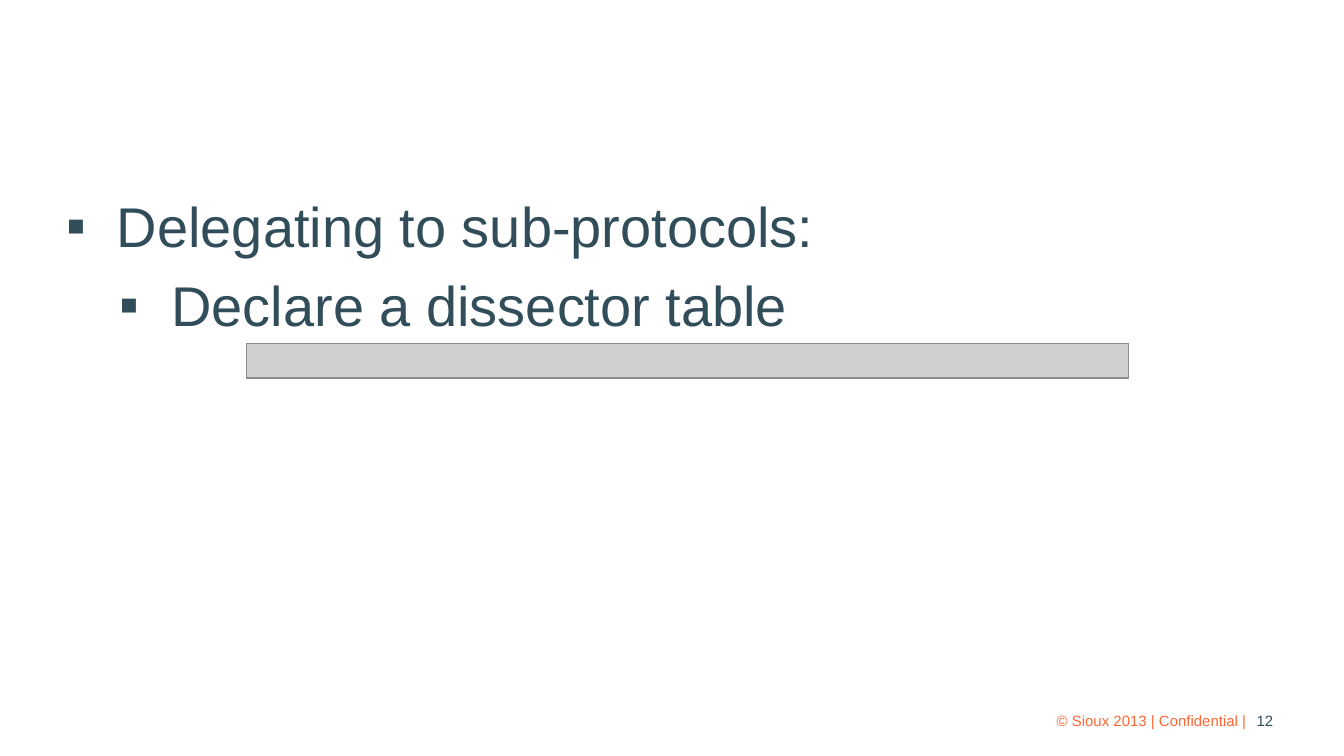
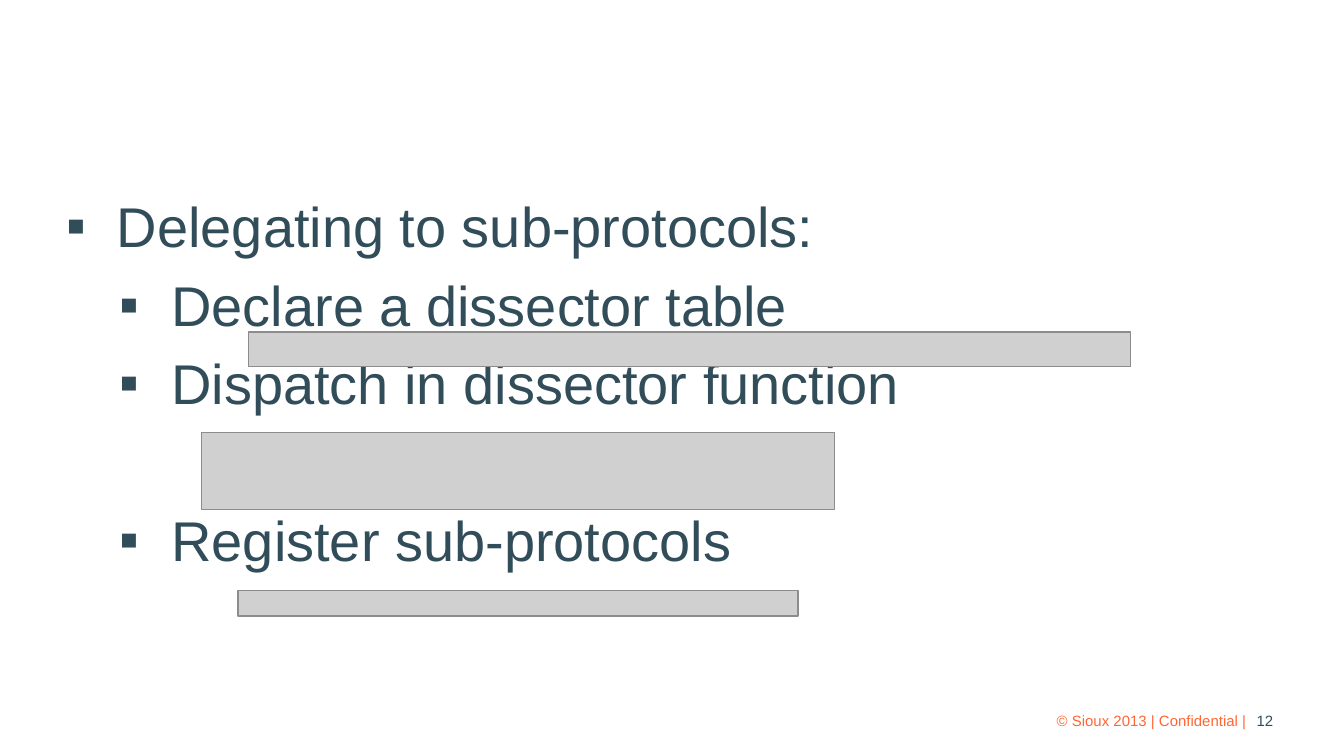
Before and after one commit to xtofl/wiresharkdemo, a slide deck: slide 12 of Lua Wireshark Dissectors.pptx. Drawn at 1344x756 pixels with LibreOffice and Linux fonts; fonts in the diff are those of the drawing; grey boxes stand for pictures; background and template pictures are left out. Boxes give left, top, right and bottom in pixels: in the first picture for what was removed or moved away, otherwise in the second. Text is boxed around its words. In the diff, an @@ line names an element or a change of style, - is before the commit and + after.

Commit message:
[doc] sub-protocols

```diff
--- a/Lua Wireshark Dissectors.pptx
+++ b/Lua Wireshark Dissectors.pptx
@@ picture: place and size @@
-picture at (246, 344, 1128, 379)
+picture at (249, 332, 1130, 367)
@@ text at (171, 360, 899, 571): paragraphs added @@
+  ▪ Dispatch in dissector function
+  ▪ Register sub-protocols
@@ picture added at (202, 433, 835, 509) @@
@@ picture added at (238, 591, 798, 617) @@
```
